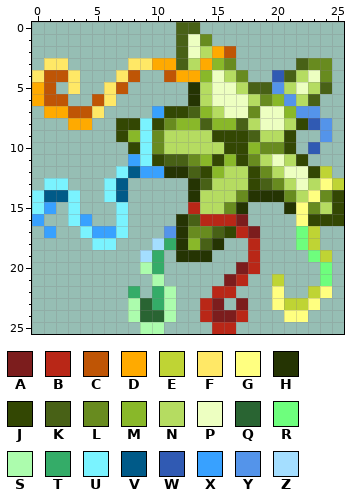
Pixel-art sprite: Items/ChestItems/WishingStar.png. Above is the file before it was changed.
The file is 52x52 pixels, drawn in blocks of 2x2; one block is one cell here.
Palette (. is transparent): A #7c1d1d  B #b92717  C #bf5505  D #ffaa00  E #bfd434  F #ffe866  G #ffff80  H #253403  J #334703  K #486116  L #688b1f  M #89b829  N #b5dc61  P #edffc1  Q #296432  R #6efe7d  S #acfcad  T #34ac68  U #7af3ff  V #005a88  W #305ab3  X #38a1ff  Y #5494ea  Z #a4deff
Pixels before, first column x 0:
 0 ............KK............
 1 ............KPL...........
 2 ............KPNDC.........
 3 .FF.....FFDDKNDML.....KLL.
 4 FCCF...FC..CDDMPNL..WKNPL.
 5 DC.F..FC.....HNPPNKKYNPNK.
 6 DCC..CF......HNPPPNLMYNK..
 7 .DDCCF....XJJKMNPPLPPMYY..
 8 ...DD..JJUJLMMKMMKNPPNJWY.
 9 .......JMULNNNNJJJKNNJ..Y.
10 ........JULNNNNNJJMLLJ.W..
11 ........XUJKKLMJMJLNPNJ...
12 .......UVXXHHKJMNNJLNPPJE.
13 .UU...UV.....HKNNNJKLNPNGE
14 UVVU..UV.....HNNNLHHHLNGLJ
15 UX.U...U.....BNNLH...HGLNJ
16 X..UX..U....HKBBBA....GJJJ
17 .X..UXXU...YHLLKJBA...RE..
18 .....UU...ZTHMKH..B...RE..
19 .........ZT.HHH...B....RE.
20 .........ST......AB.....R.
21 ..........S.....AB..E...R.
22 ........T.TS...BB...G..EG.
23 ........SQTS..BA.A..GEEG..
24 ........SQQS..BAAB...GG...
25 .........SS....BB.........
After the commit:
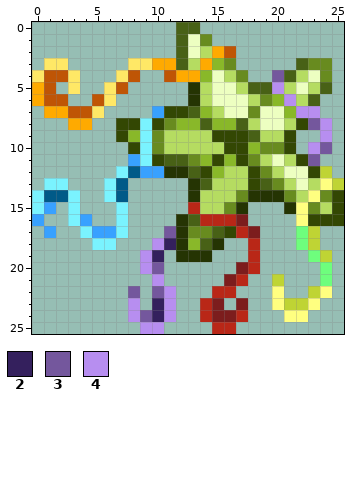
Colours new in this view: 2 #34205d  3 #74579d  4 #b78ef0
Log entry: Update wishing star to match Lumina colors
Changes in this commit:
The author changed colour Q to colour 2 in row 24 at x 10.
The author changed colour T to colour 2 in row 18 at x 11; in row 19 at x 10; in row 23 at x 10.
Colour 3 now appears in row 10 at x 24; in row 11 at x 23.
The author changed colour Q to colour 3 in row 24 at x 9.
The author changed colour T to colour 3 in row 20 at x 10; in row 22 at x 8 and 10.
The author changed colour W to colour 3 in row 4 at x 20; in row 8 at x 23.
The author changed colour Y to colour 3 in row 17 at x 11.
The author changed colour S to colour 4 in row 20 at x 9; in row 21 at x 10; in row 22 at x 11; in rows 23 to 24 at x 8 and 11; in row 25 at x 9 to 10.
The author changed colour W to colour 4 in row 10 at x 23.
The author changed colour Y to colour 4 in row 5 at x 20; in row 6 at x 21; in row 7 at x 22 to 23; in rows 8 to 9 at x 24.
The author changed colour Z to colour 4 in row 18 at x 10; in row 19 at x 9.
The edit erases colour Q in row 23 at x 9.
Changed places in both pictures, as pixel boxes (x1, y1, x2, y2):
changed: (272, 70, 332, 166)
changed: (128, 226, 176, 334)
